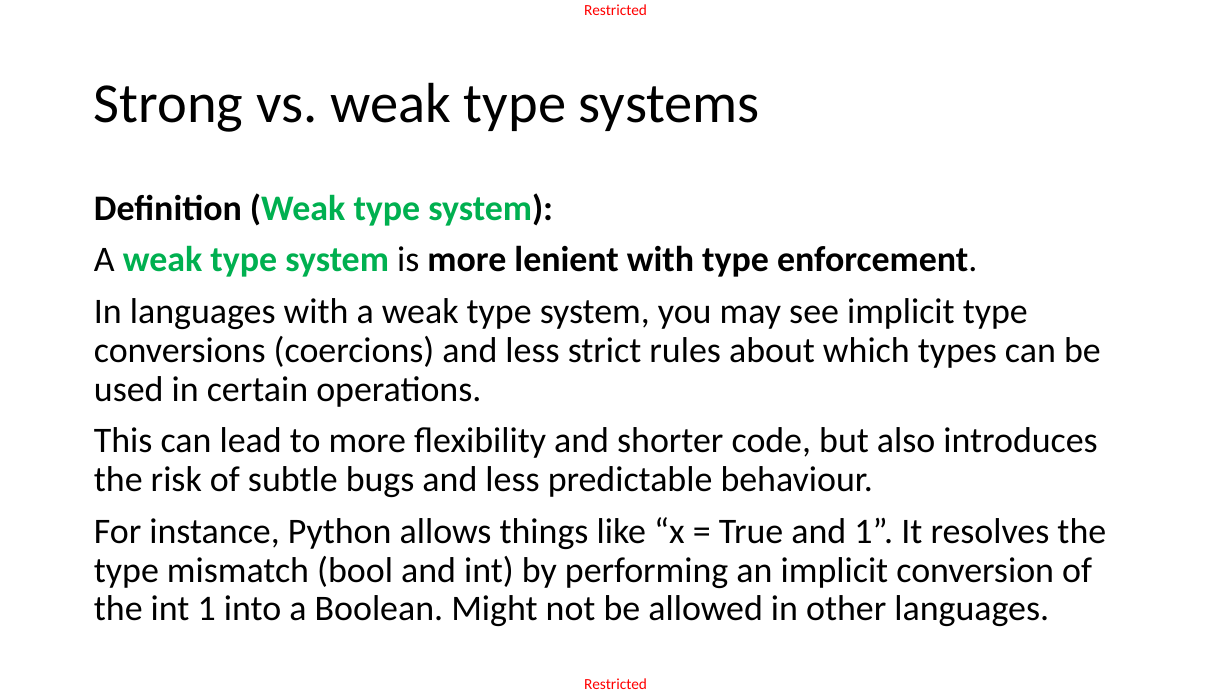
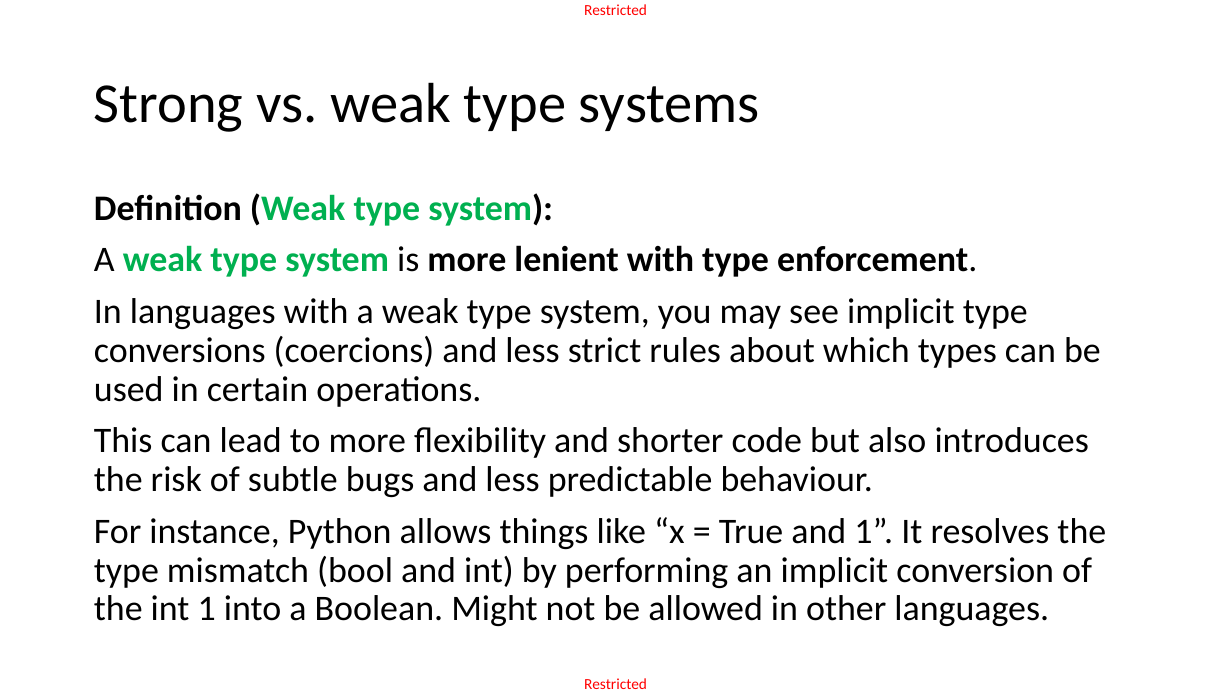
Before and after one commit to matthieudemari/SUTD_PLC_50_051, a slide deck: slide 9 of W11/W11S3 - Sem2/W11S3.pptx. Drawn at 1232x693 pixels with LibreOffice and Linux fonts; fonts in the diff are those of the drawing. Boxes give left, top, right and bottom in pixels: in the first picture for what was removed or moved away, otherwise in the second. Text is boxed around its words. In the diff, an @@ line names an element or a change of style, - is before the commit and + after.

```diff
--- a/W11/W11S3 - Sem2/W11S3.pptx
+++ b/W11/W11S3 - Sem2/W11S3.pptx
@@ text at [94,427,1089,497]: text changed @@
-This can lead to more flexibility and shorter code, but also introduces the risk of subtle bugs and less predictable behaviour.
+This can lead to more flexibility and shorter code but also introduces the risk of subtle bugs and less predictable behaviour.
```
Also in this commit, not shown: 9 other slides changed, 22 other files.
